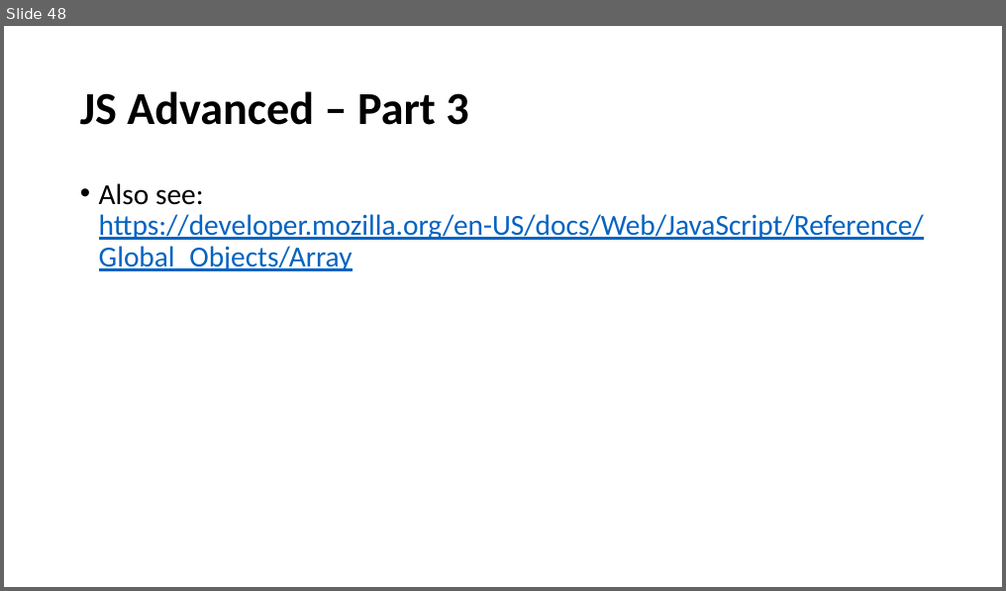
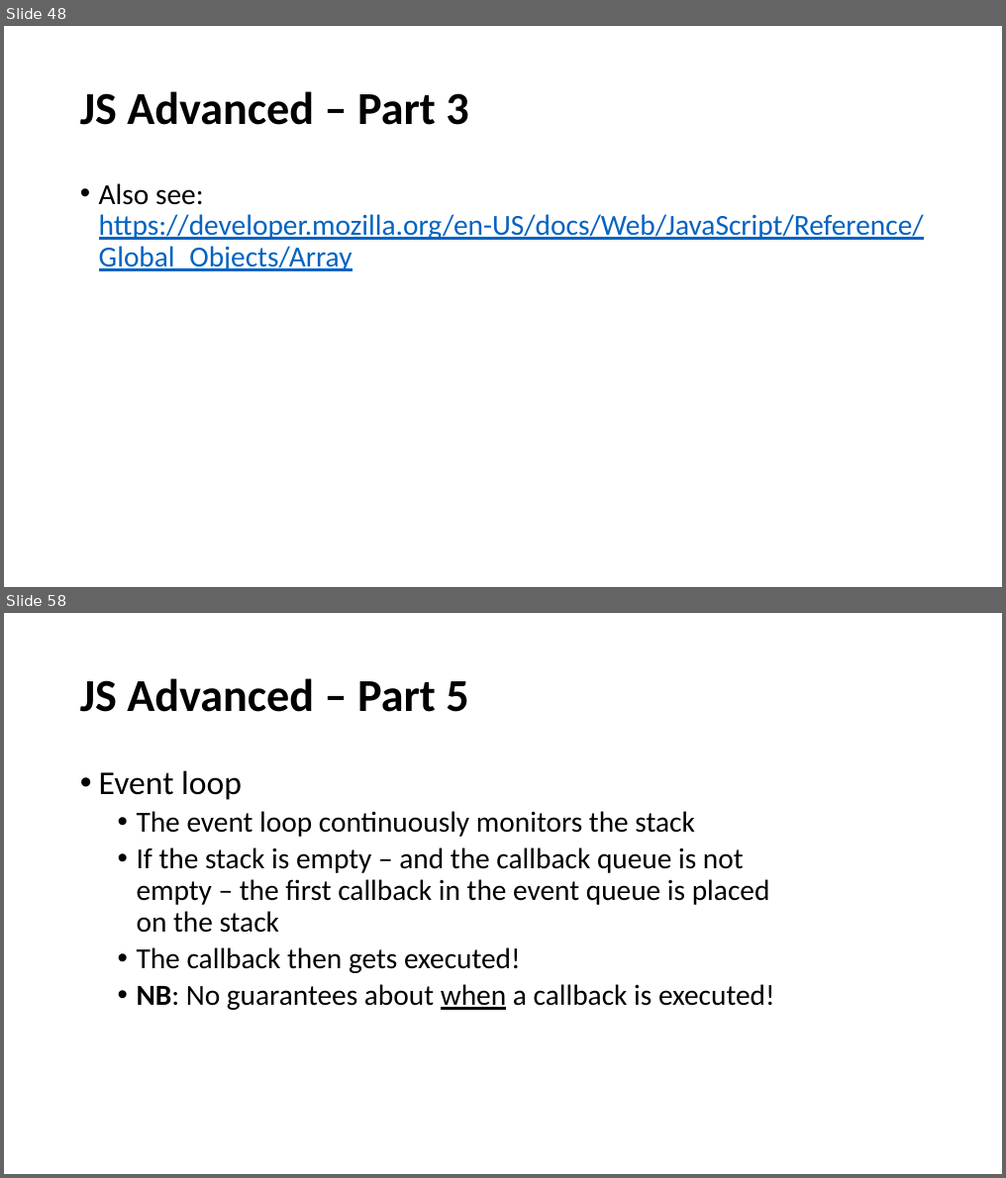
Before and after one commit to perl-easj/WebProg, a slide deck: 30_JavaScript/JavaScriptAdvanced.pptx. Shown one above the other, each under a label of ours: slide 48 before the commit, slides 48 and 58 after it; the slides between them are not shown. The pictures are 1006x591 and 1006x1178 pixels, drawn with LibreOffice and Linux fonts; fonts in the diff are those of the drawing. Boxes give left, top, right and bottom in pixels: in the first picture for what was removed or moved away, otherwise in the second. Text is boxed around its words. In the diff, an @@ line names an element or a change of style, - is before the commit and + after.

```diff
--- a/30_JavaScript/JavaScriptAdvanced.pptx
+++ b/30_JavaScript/JavaScriptAdvanced.pptx
@@ slide 58 added at bbox=[4, 613, 1002, 1174], background #FFFFFF @@
@@ title added at bbox=[80, 678, 468, 712], 44 pt, text #000000, bold @@
+JS Advanced – Part 5
@@ text added at bbox=[99, 770, 775, 1010], 28 pt, text #000000 @@
+• Event loop
+  • The event loop continuously monitors the stack
+  • If the stack is empty – and the callback queue is not empty – the first callback in the event queue is placed on the stack
+  • The callback then gets executed!
+  • NB: No guarantees about when a callback is executed!
```
Also in this commit, not shown: 15 other slides added, 9 other files.
